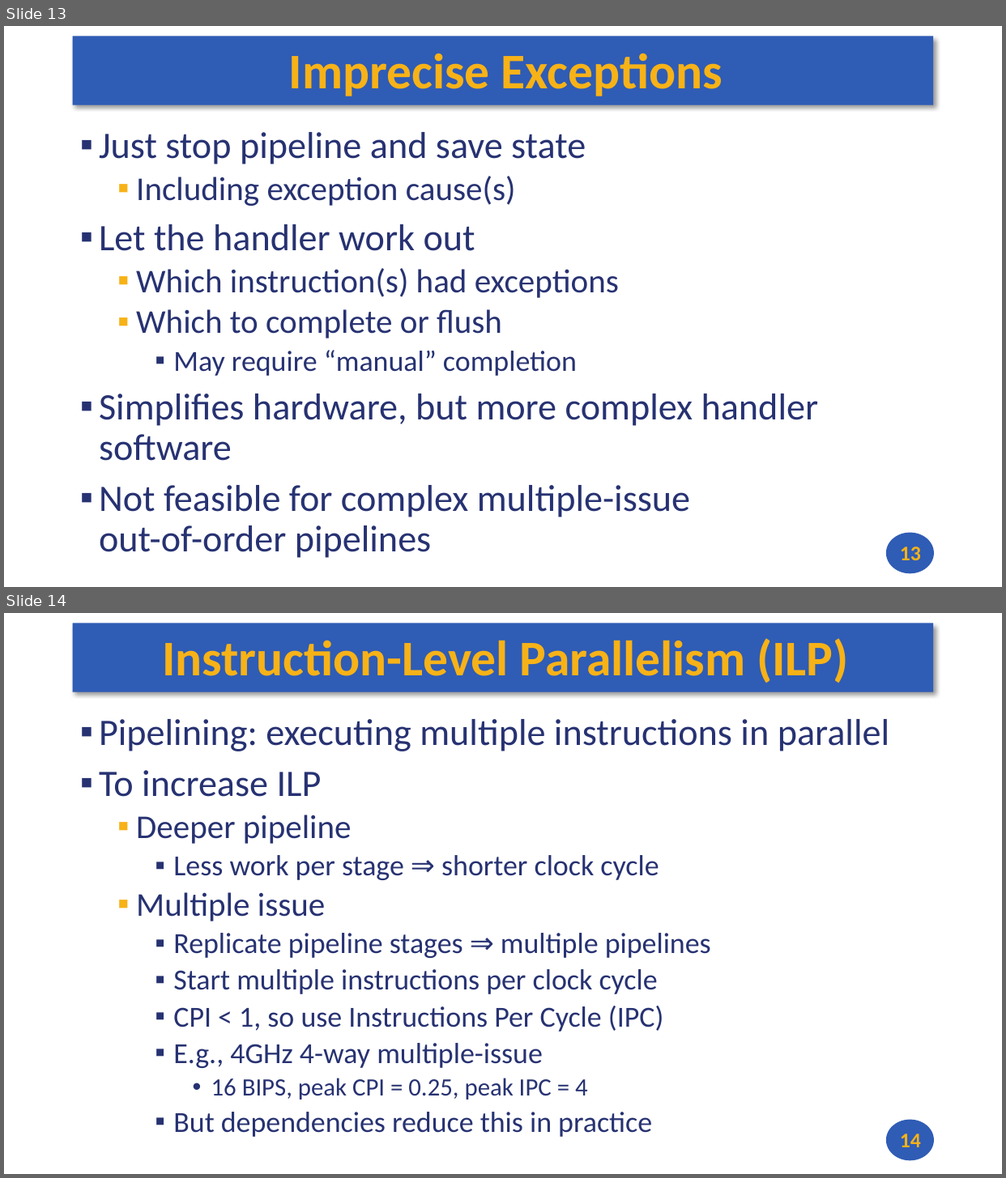
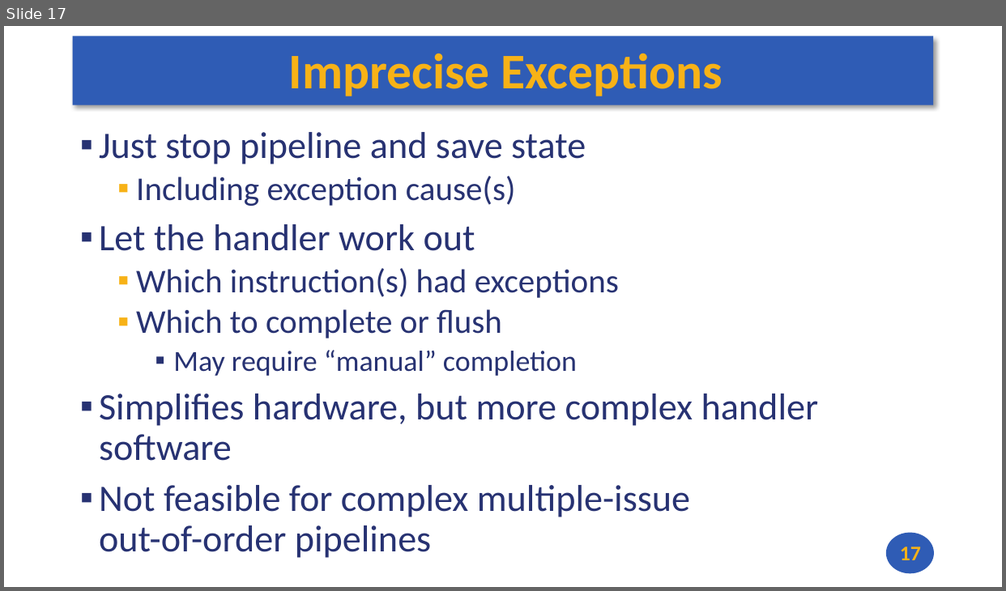
Before and after one commit to andrewt0301/hse-acos-course, a slide deck: docs/part1ca/10_Exceptions/CA_Lecture_10.pptx. Shown one above the other, each under a label of ours: slides 13 and 14 before the commit, slide 17 after it. The pictures are 1006x1178 and 1006x591 pixels, drawn with LibreOffice and Linux fonts; fonts in the diff are those of the drawing. Boxes give left, top, right and bottom in pixels: in the first picture for what was removed or moved away, otherwise in the second. Text is boxed around its words. In the diff, an @@ line names an element or a change of style, - is before the commit and + after.

```diff
--- a/docs/part1ca/10_Exceptions/CA_Lecture_10.pptx
+++ b/docs/part1ca/10_Exceptions/CA_Lecture_10.pptx
@@ slide 14 removed at (4,613,1002,1174), background #FFFFFF; not listed: 2 template elements that a slide beside it also shows @@
@@ title removed at (162,638,848,683) @@
-Instruction-Level Parallelism (ILP)
@@ text removed at (99,719,889,1137) @@
-▪ Pipelining: executing multiple instructions in parallel
-▪ To increase ILP
-  ▪ Deeper pipeline
-    ▪ Less work per stage ⇒ shorter clock cycle
-  ▪ Multiple issue
-    ▪ Replicate pipeline stages ⇒ multiple pipelines
-    ▪ Start multiple instructions per clock cycle
-    ▪ CPI < 1, so use Instructions Per Cycle (IPC)
-    ▪ E.g., 4GHz 4-way multiple-issue
-      • 16 BIPS, peak CPI = 0.25, peak IPC = 4
-    ▪ But dependencies reduce this in practice
@@ page number removed at (900,1134,921,1148) @@
-14
@@ what was slide 13 is now slide 17 @@
@@ page number at (900,547,921,561): text changed @@
-13
+17
```
Also in this commit, not shown: 5 slides changed, 4 slides added, 12 other slides removed, 2 other files.
